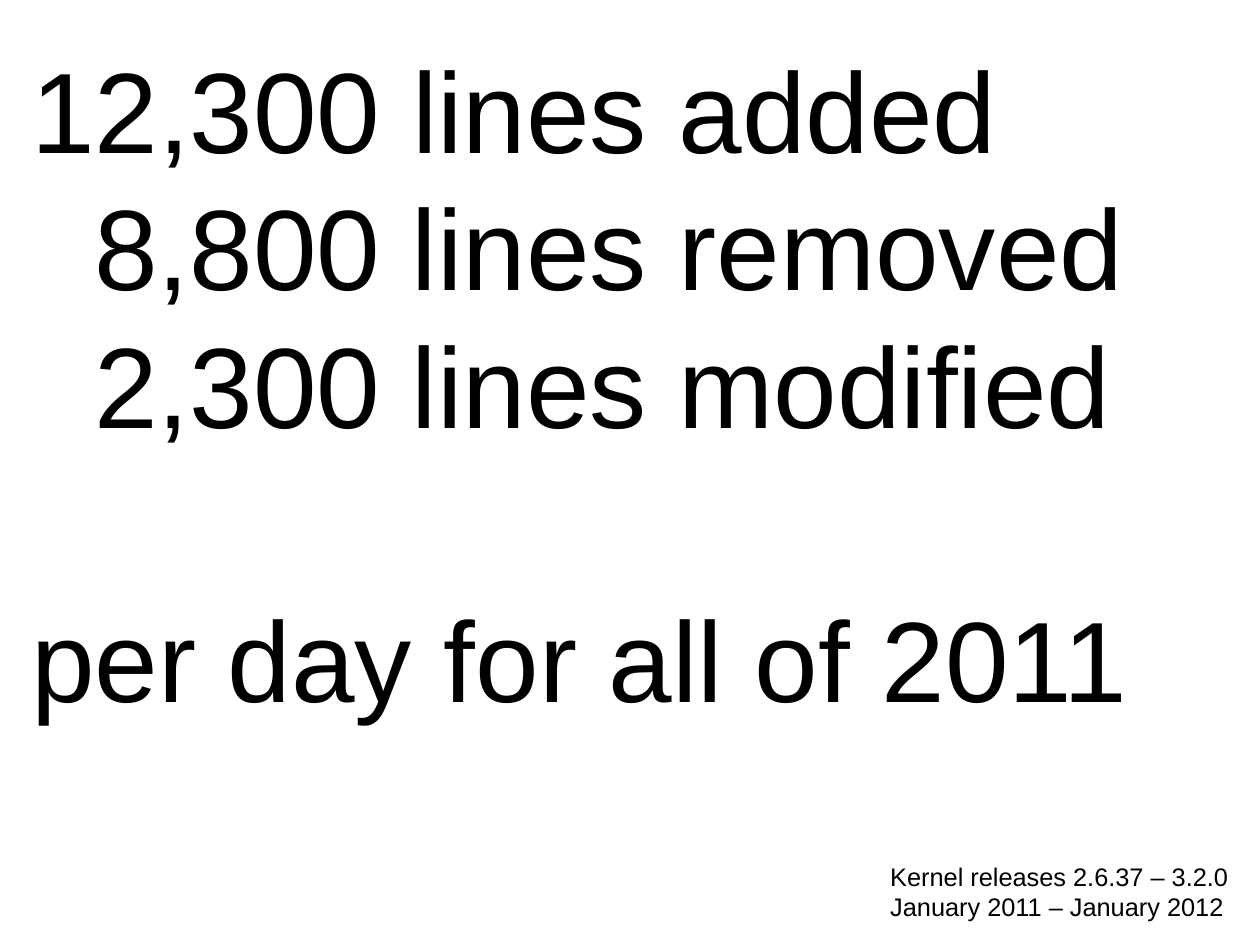
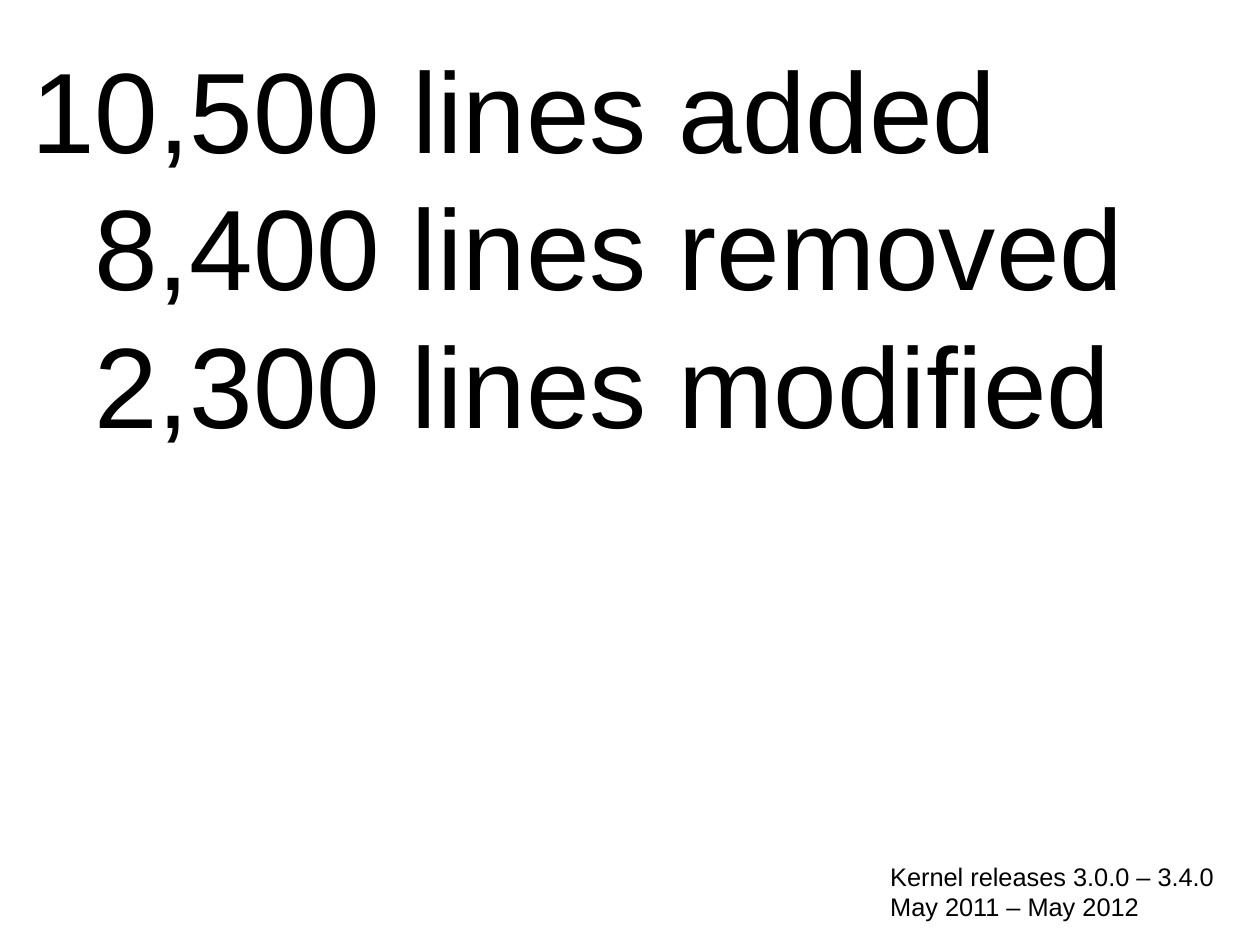
Before and after one commit to gregkh/kernel-development, a slide deck: slide 5 of kernel-development.odp. Drawn at 1260x945 pixels with LibreOffice and Linux fonts; fonts in the diff are those of the drawing. Boxes give left, top, right and bottom in pixels: in the first picture for what was removed or moved away, otherwise in the second. Text is boxed around its words. In the diff, an @@ line names an element or a change of style, - is before the commit and + after.

Commit message:
update kernel-development slide with new numbers

```diff
--- a/kernel-development.odp
+++ b/kernel-development.odp
@@ text at (31,70,1124,305): text changed @@
-12,300 lines added
-8,800 lines removed
+10,500 lines added
+8,400 lines removed
@@ text at (31,619,1128,723): paragraph removed @@
-per day for all of 2011
@@ text at (890,867,1214,922): text changed @@
-Kernel releases 2.6.37 – 3.2.0
-January 2011 – January 2012
+Kernel releases 3.0.0 – 3.4.0
+May 2011 – May 2012
```
Also in this commit, not shown: 9 other slides changed, 2 slides added, 1 slide removed.
